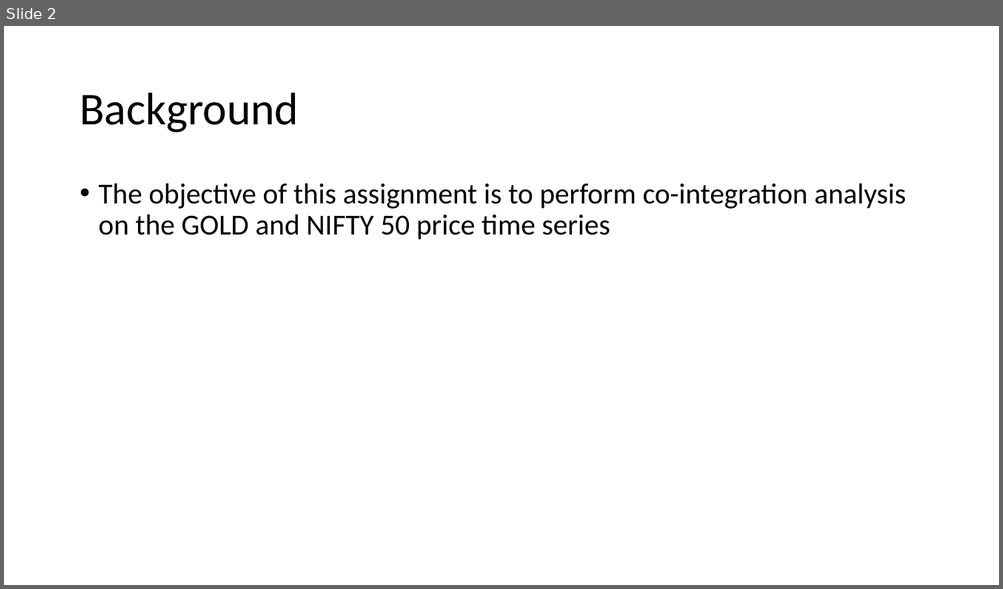
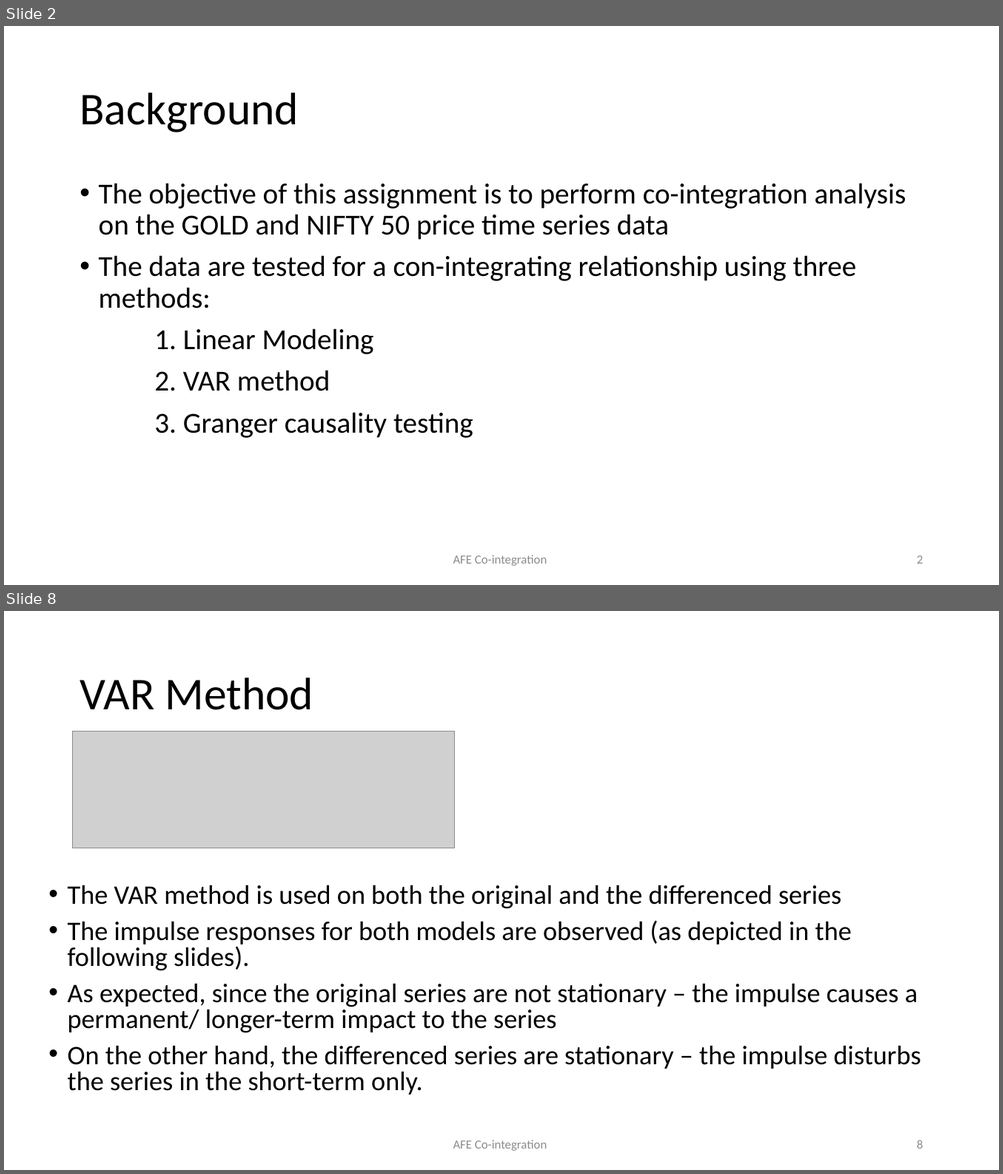
Before and after one commit to snimkar0924/PGCDS, a slide deck: Applied Econometrics/ASSIGNMENT 3 - cointegration/PGCDS ASSIGNMENT 3 - Co-integration.pptx. Shown one above the other, each under a label of ours: slide 2 before the commit, slides 2 and 8 after it; the slides between them are not shown. The pictures are 1003x589 and 1003x1174 pixels, drawn with LibreOffice and Linux fonts; fonts in the diff are those of the drawing; grey boxes stand for pictures. Boxes give left, top, right and bottom in pixels: in the first picture for what was removed or moved away, otherwise in the second. Text is boxed around its words. In the diff, an @@ line names an element or a change of style, - is before the commit and + after.

```diff
--- a/Applied Econometrics/ASSIGNMENT 3 - cointegration/PGCDS ASSIGNMENT 3 - Co-integration.pptx
+++ b/Applied Econometrics/ASSIGNMENT 3 - cointegration/PGCDS ASSIGNMENT 3 - Co-integration.pptx
@@ slide 8 added at bbox=[4, 611, 999, 1170], background #FFFFFF @@
@@ title added at bbox=[79, 678, 314, 710], 44 pt, text #000000 @@
+VAR Method
@@ picture added at bbox=[73, 731, 455, 848] @@
@@ text added at bbox=[68, 885, 921, 1095], 25.9 pt, text #000000 @@
+• The VAR method is used on both the original and the differenced series
+• The impulse responses for both models are observed (as depicted in the following slides).
+• As expected, since the original series are not stationary – the impulse causes a permanent/ longer-term impact to the series
+• On the other hand, the differenced series are stationary – the impulse disturbs the series in the short-term only.
@@ text added at bbox=[453, 1140, 547, 1151], 12 pt, text #8C8C8C @@
+AFE Co-integration
@@ page number added at bbox=[916, 1140, 922, 1149], 12 pt, text #8C8C8C @@
+8
@@ slide 2 changed as well @@
@@ text at bbox=[99, 183, 906, 438]: text changed @@
-• The objective of this assignment is to perform co-integration analysis on the GOLD and NIFTY 50 price time series
+• The objective of this assignment is to perform co-integration analysis on the GOLD and NIFTY 50 price time series data
+• The data are tested for a con-integrating relationship using three methods:
+1. Linear Modeling
+2. VAR method
+3. Granger causality testing
@@ text added at bbox=[453, 555, 547, 566], 12 pt, text #8C8C8C @@
+AFE Co-integration
@@ page number added at bbox=[916, 556, 922, 564], 12 pt, text #8C8C8C @@
+2
```
Also in this commit, not shown: 1 other slide changed, 9 other slides added, 8 other files.
